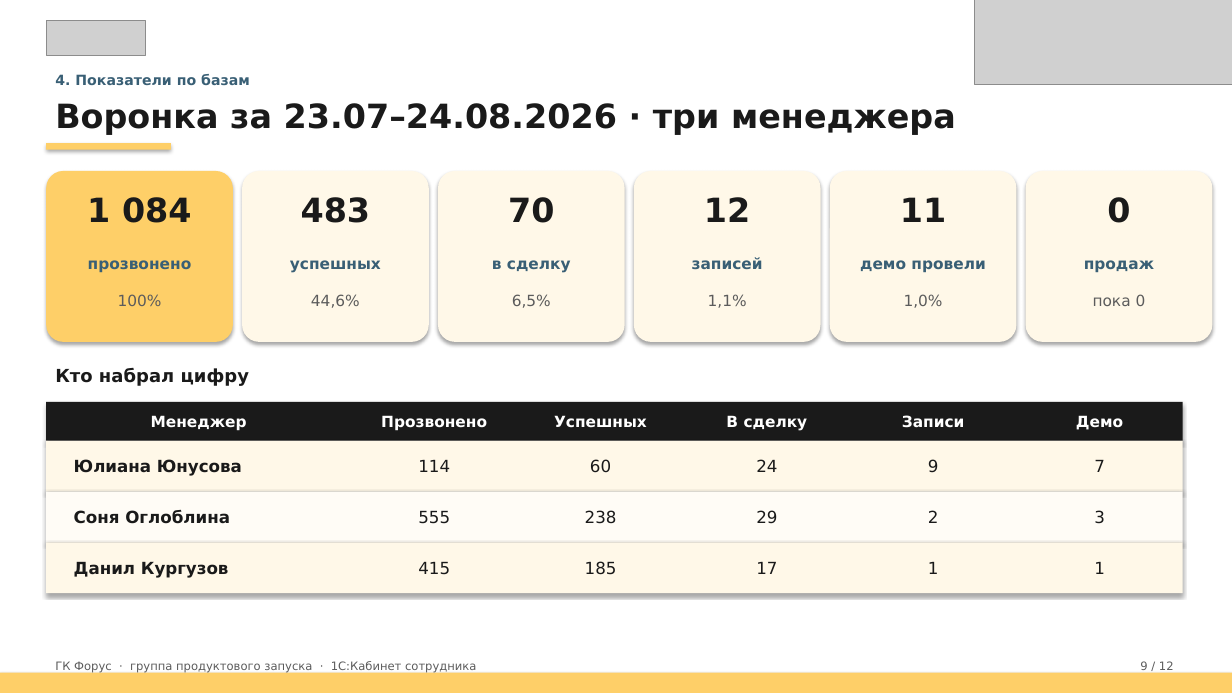
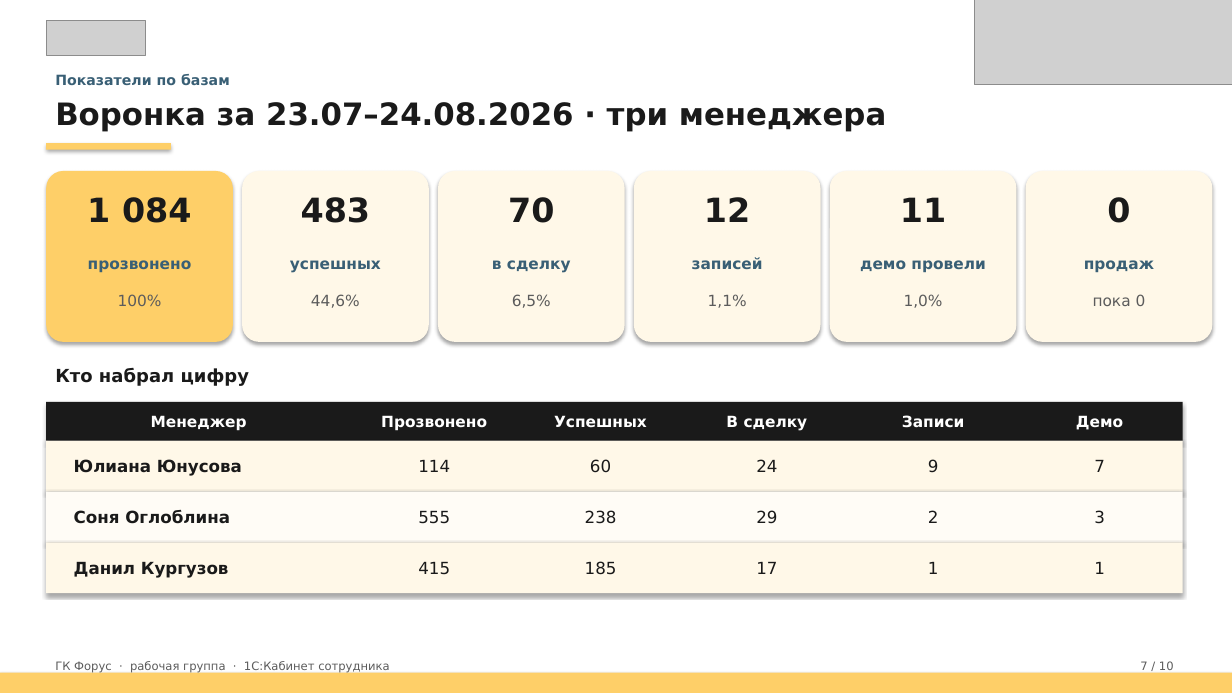
Before and after one commit to daaanilNikonov/for-lisa, a slide deck: slide 7 of presentation/Статус_Кабинет_сотрудника_август_2026.pptx (slide 9 before the commit). Drawn at 1232x693 pixels with LibreOffice and Linux fonts; fonts in the diff are those of the drawing; grey boxes stand for pictures. Boxes give left, top, right and bottom in pixels: in the first picture for what was removed or moved away, otherwise in the second. Text is boxed around its words. In the diff, an @@ line names an element or a change of style, - is before the commit and + after.

```diff
--- a/presentation/Статус_Кабинет_сотрудника_август_2026.pptx
+++ b/presentation/Статус_Кабинет_сотрудника_август_2026.pptx
@@ text at box(55, 74, 230, 85): text changed @@
-4. Показатели по базам
+Показатели по базам
@@ text "Воронка за 23.07–24.08.2026 · три ..." at box(55, 102, 886, 132): size 26 to 24 pt @@
@@ text at box(55, 661, 389, 673): text changed @@
-ГК Форус · группа продуктового запуска · 1С:Кабинет сотрудника
+ГК Форус · рабочая группа · 1С:Кабинет сотрудника
@@ text at box(1140, 661, 1174, 673): text changed @@
-9 / 12
+7 / 10
```
Also in this commit, not shown: 2 other slides changed, 7 slides added, 9 slides removed, 2 other files.
